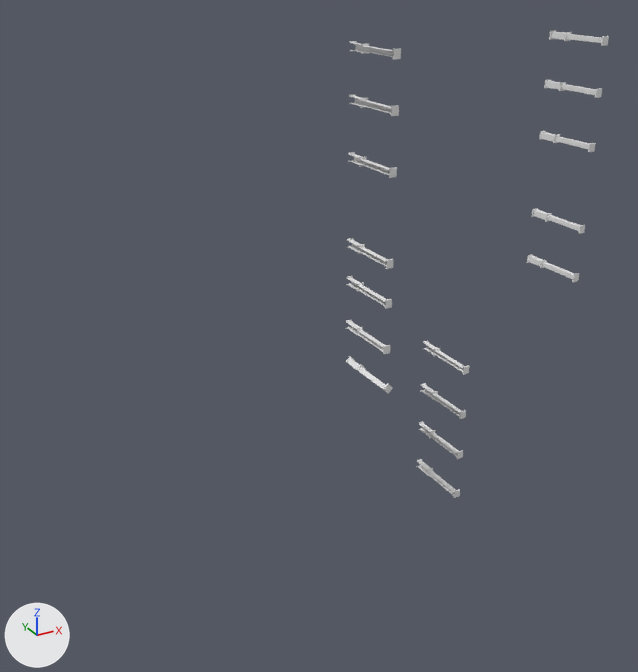
Before and after pictures for a commit that changed the OBJ model Models/New/BossOffice/officePillars1.obj.
Camera for both pictures: a 50 mm camera at (27.6, -17.9, 34.0) aimed at (37.4, -0.1, 25.1). The lights are fixed; the arrows at lower left show +X, +Y and +Z. Materials are left out; every surface is plain grey. Where no turn or scale is listed for an object, it has been applied to the vertices. Vertices at the same position are counted once.

The first picture shows 'officepillar.smd.003'.
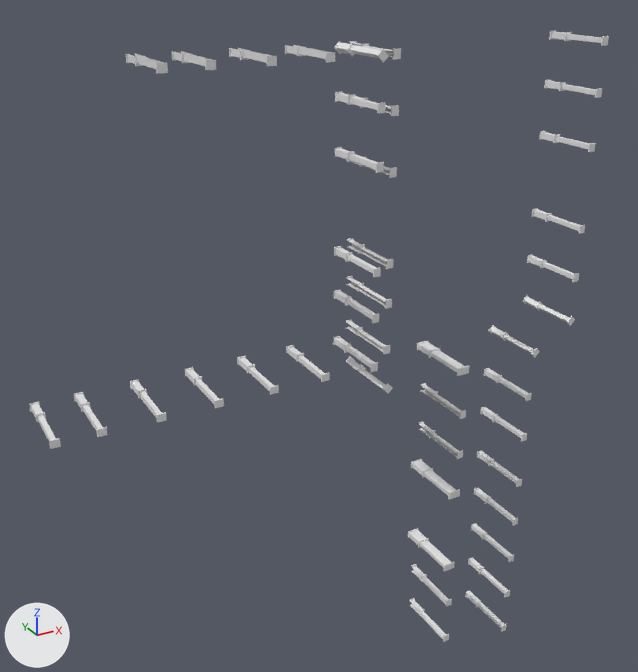
Commit message: Added New Office Props

Pixel boxes [x1, y1, x2, y2] of what changed, in the pictures (638 x 672 px):
```json
{"object": "officepillar.smd.003", "change": "reshaped", "before": [346, 30, 609, 498], "after": [29, 30, 609, 642], "on screen": "120% wider, 31% taller"}
{"part": 1, "of": "me_officepillar_smd_003", "change": "added", "after": [29, 246, 575, 642]}
{"part": 2, "of": "me_officepillar_smd_003", "change": "added", "after": [126, 41, 389, 173]}
```

The change, as JSON lines over the scene's bpy script:
```json
{"block": "me_officepillar_smd_003", "where": "# used by ob_officepillar_smd_003; location = (0.0, 0.0, 0.0)"}
{"op": "remove", "block": "me_officepillar_smd_003", "code": "me_officepillar_smd_003.from_pydata(...)  # 704 vertices, 992 faces; spans x 38.26..44.35, y -1.83..0.0, z 20.23..32.08"}
{"op": "add", "block": "me_officepillar_smd_003", "code": "me_officepillar_smd_003.from_pydata(...)  # 2052 vertices, 1488 faces; spans x 30.32..44.41, y -1.83..0.0, z 14.58..32.1"}
{"block": "me_officepillar_smd_003", "change": "me_officepillar_smd_003 part 1: 1040 vertices added at x 30.32..44.41, y -1.83..0.0, z 14.58..27.32"}
{"block": "me_officepillar_smd_003", "change": "me_officepillar_smd_003 part 2: 308 vertices added at x 33.11..38.14, y -1.83..0.0, z 29.53..32.1"}
```
